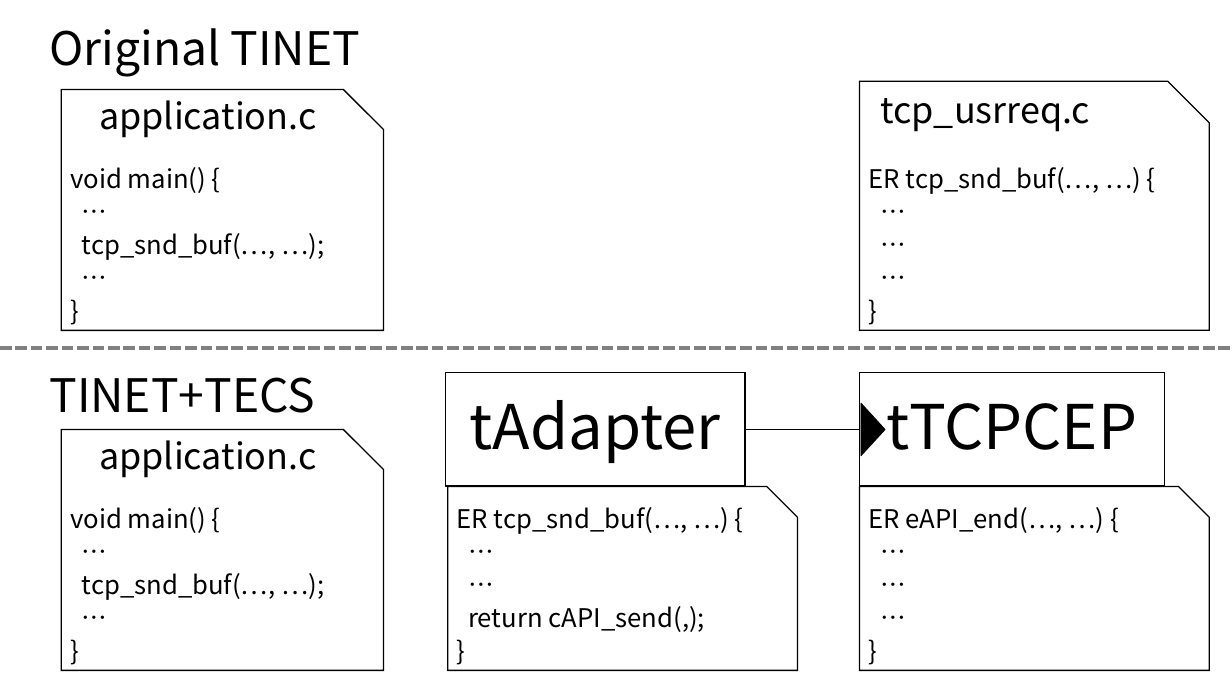
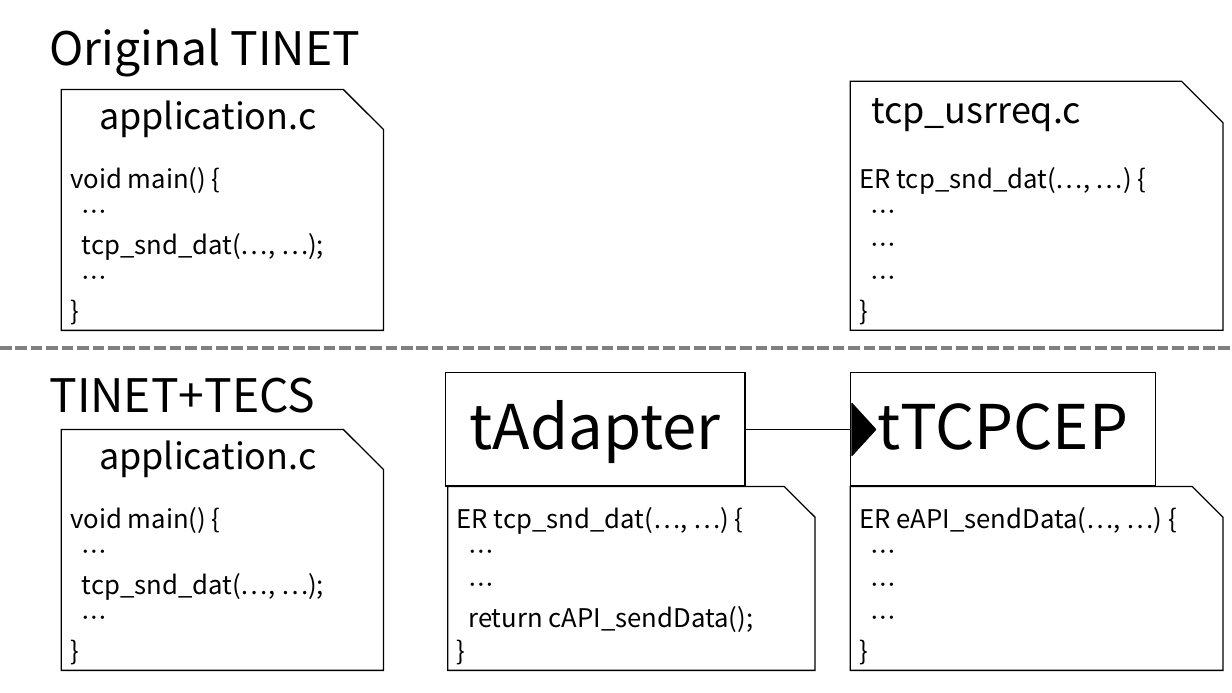
Before and after one commit to robotan0921/paper, a slide deck: slide 1 of ISORC2017/figure/TECS_Adapter.pptx. Drawn at 1232x693 pixels with LibreOffice and Linux fonts; fonts in the diff are those of the drawing. Boxes give left, top, right and bottom in pixels: in the first picture for what was removed or moved away, otherwise in the second. Text is boxed around its words. In the diff, an @@ line names an element or a change of style, - is before the commit and + after.

```diff
--- a/ISORC2017/figure/TECS_Adapter.pptx
+++ b/ISORC2017/figure/TECS_Adapter.pptx
@@ snip rect "ER tcp_snd_dat(…, …) {": place and size @@
-snip rect "ER tcp_snd_dat(…, …) {" at [860,81,1210,331]
+snip rect "ER tcp_snd_dat(…, …) {" at [850,81,1223,331]
@@ text in snip rect at [859,167,1091,194]: text changed @@
-ER tcp_snd_buf(…, …) {
+ER tcp_snd_dat(…, …) {
@@ text in snip rect at [82,233,276,260]: text changed @@
-tcp_snd_buf(…, …);
+tcp_snd_dat(…, …);
@@ 1 text, 1 rectangle, 1 triangle: place and size @@
-1 text, 1 rectangle, 1 triangle at [860,98,1165,487]
+1 text, 1 rectangle, 1 triangle at [850,98,1155,487]
@@ line moved from (745, 430) - (860, 430) to (745, 430) - (850, 430) @@
@@ snip rect "ER tcp_snd_dat(…, …) {": place and size @@
-snip rect "ER tcp_snd_dat(…, …) {" at [448,487,799,671]
+snip rect "ER tcp_snd_dat(…, …) {" at [448,487,816,671]
@@ text in snip rect at [457,507,688,534]: text changed @@
-ER tcp_snd_buf(…, …) {
+ER tcp_snd_dat(…, …) {
@@ snip rect "ER eAPI_sendData(…, …) {": place and size @@
-snip rect "ER eAPI_sendData(…, …) {" at [860,487,1210,671]
+snip rect "ER eAPI_sendData(…, …) {" at [850,487,1223,671]
@@ text in snip rect at [859,507,1121,533]: text changed @@
-ER eAPI_end(…, …) {
+ER eAPI_sendData(…, …) {
@@ text in snip rect at [82,573,276,600]: text changed @@
-tcp_snd_buf(…, …);
+tcp_snd_dat(…, …);
@@ text in snip rect at [468,606,754,632]: text changed @@
-return cAPI_send(,);
+return cAPI_sendData();
```
Also in this commit, not shown: 8 other files.
